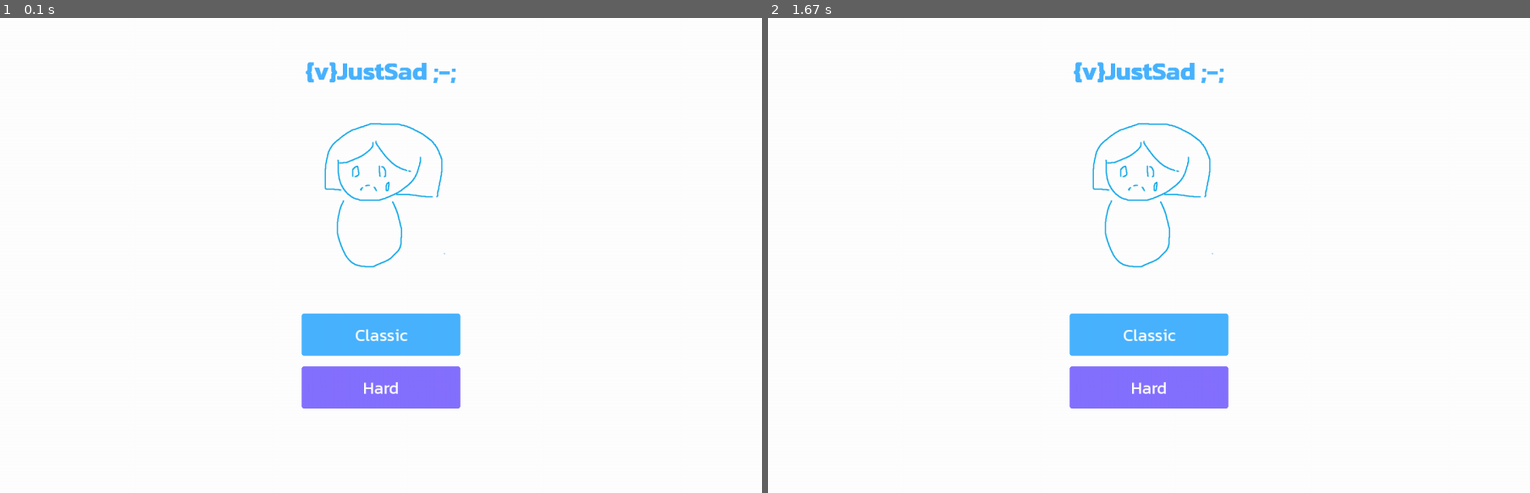
Above: before the commit, frames 1-2 (left to right).
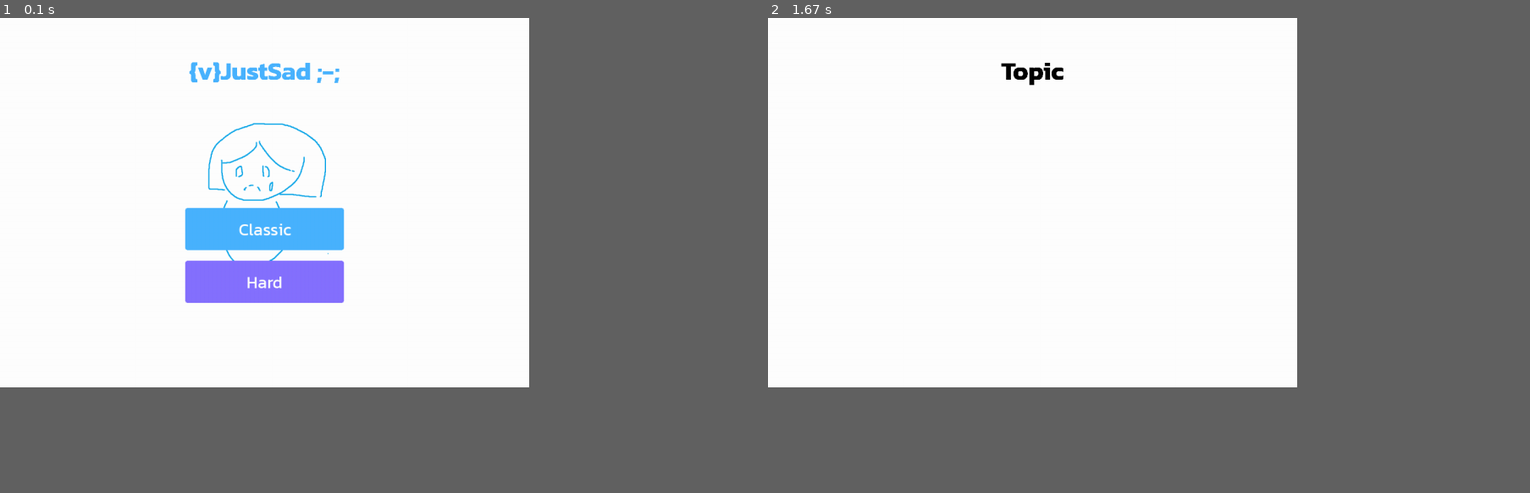
Above: after the commit, the same moments.

Repository: Wissanupong-Chanliem/WejustSad
Game: pygame game, started from main.py
Two runs of this game, one before a commit and one after it. Both use one fixed random seed, a clock stepped at 60 frames per second and the inputs below.
Inputs (mouse positions are in pixels of both pictures, inside the frame that each line leads up to):
- Up to frame 1 (0.1 s): no input
- Up to frame 2 (1.67 s): click (1011, 217) at 0.38 s
In our replay, the window is 900x562 before the commit and 625x437 after it. These sizes can differ from the game's own. Grey fills any space a smaller window leaves; there, only what the larger window draws over its background counts as a difference.

The runs differ from the first frame. In frame 1, 8.9% of the frame differs, in the area x 24-61%, y 9-83%; in frame 2, 4.7%.

Commit message:
change screen size for development

Diff:
--- a/main.py
+++ b/main.py
@@ -91,7 +91,7 @@
     def __init__(self):
         pygame.init()
         pygame.display.set_caption("IjustSad")
-        self.screen = pygame.display.set_mode((1440,900))
+        self.screen = pygame.display.set_mode((1000,700))
         self.screen.fill(WHITE)
         self.resources = self.load_resource()
         self.pages:dict[str,Page] = {
